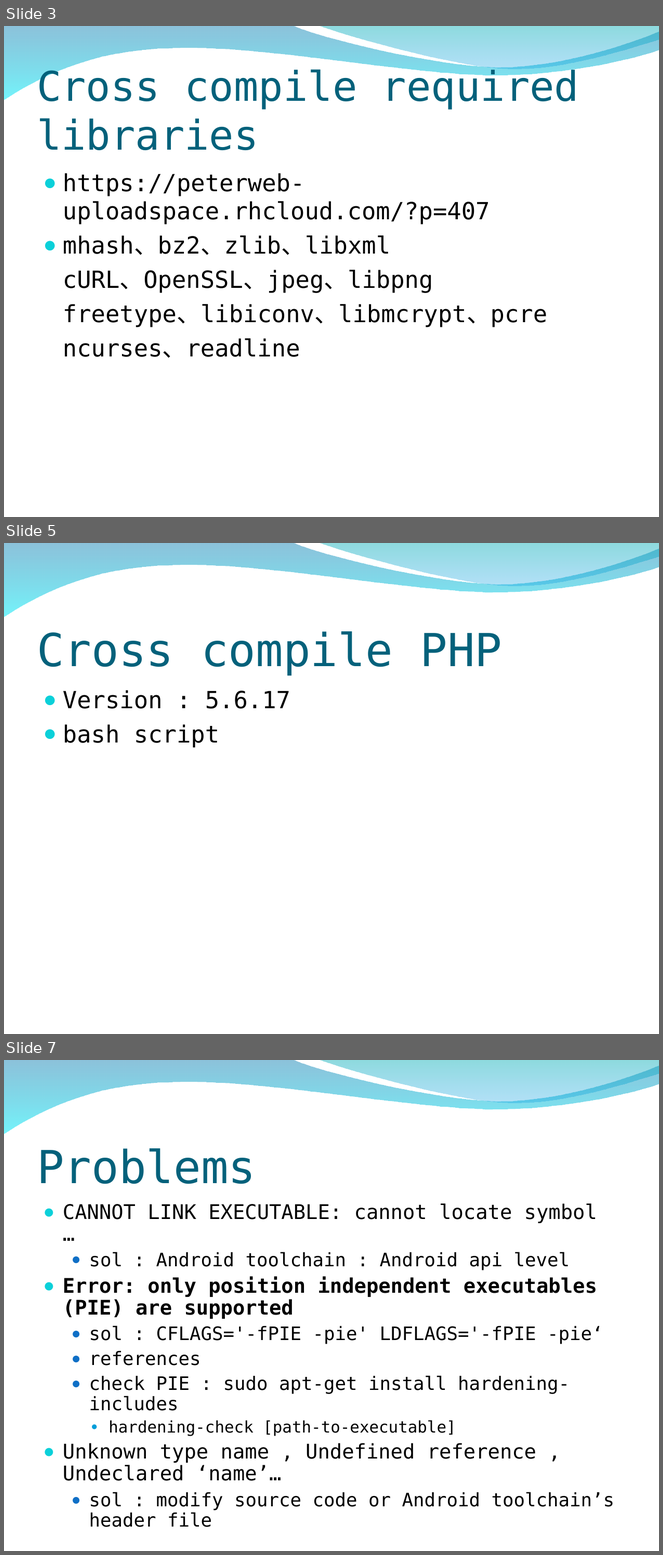
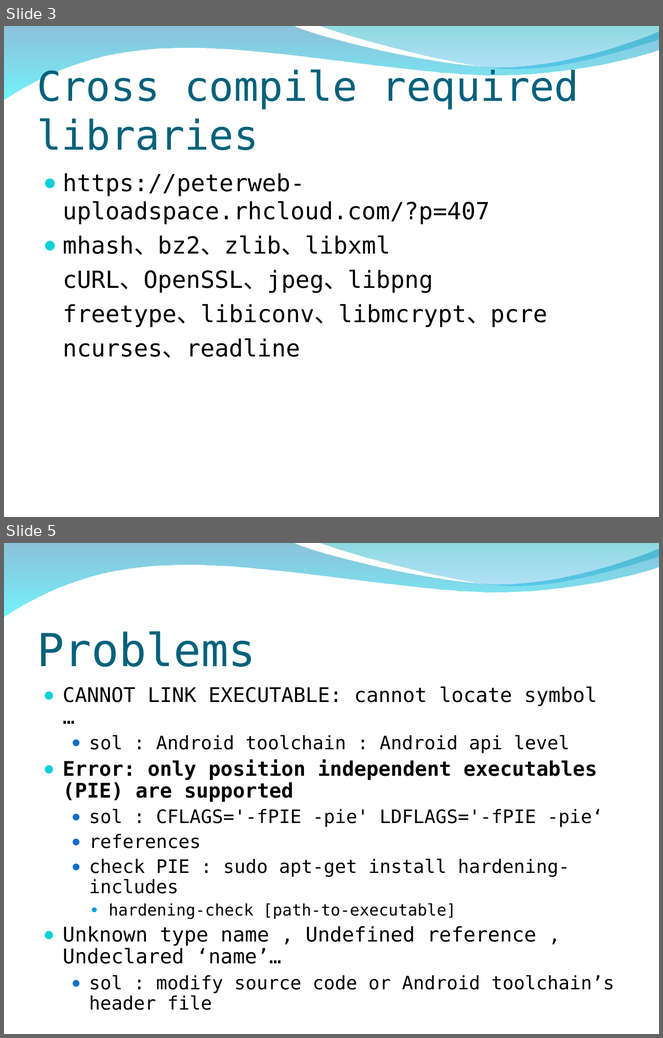
Before and after one commit to peter279k/regular_meeting, a slide deck: Android-ndk.ppt. Shown one above the other, each under a label of ours: slides 3, 5 and 7 before the commit, slides 3 and 5 after it; the slides between them are not shown. The pictures are 663x1555 and 663x1038 pixels, drawn with LibreOffice and Linux fonts; fonts in the diff are those of the drawing; background and template pictures are left out. Boxes give left, top, right and bottom in pixels: in the first picture for what was removed or moved away, otherwise in the second. Text is boxed around its words. In the diff, an @@ line names an element or a change of style, - is before the commit and + after.

```diff
--- a/Android-ndk.ppt
+++ b/Android-ndk.ppt
@@ slide 5 removed at (x1=4, y1=543, x2=659, y2=1034), background picture (left out); not listed: 2 template elements that a slide beside it also shows @@
@@ title removed at (x1=37, y1=631, x2=502, y2=676) @@
-Cross compile PHP
@@ text removed at (x1=63, y1=690, x2=291, y2=748) @@
-● Version : 5.6.17
-● bash script
@@ what was slide 7 is now slide 5 @@
```
Also in this commit, not shown: 1 slide changed, 1 slide added, 1 other slide removed, 1 other file.
